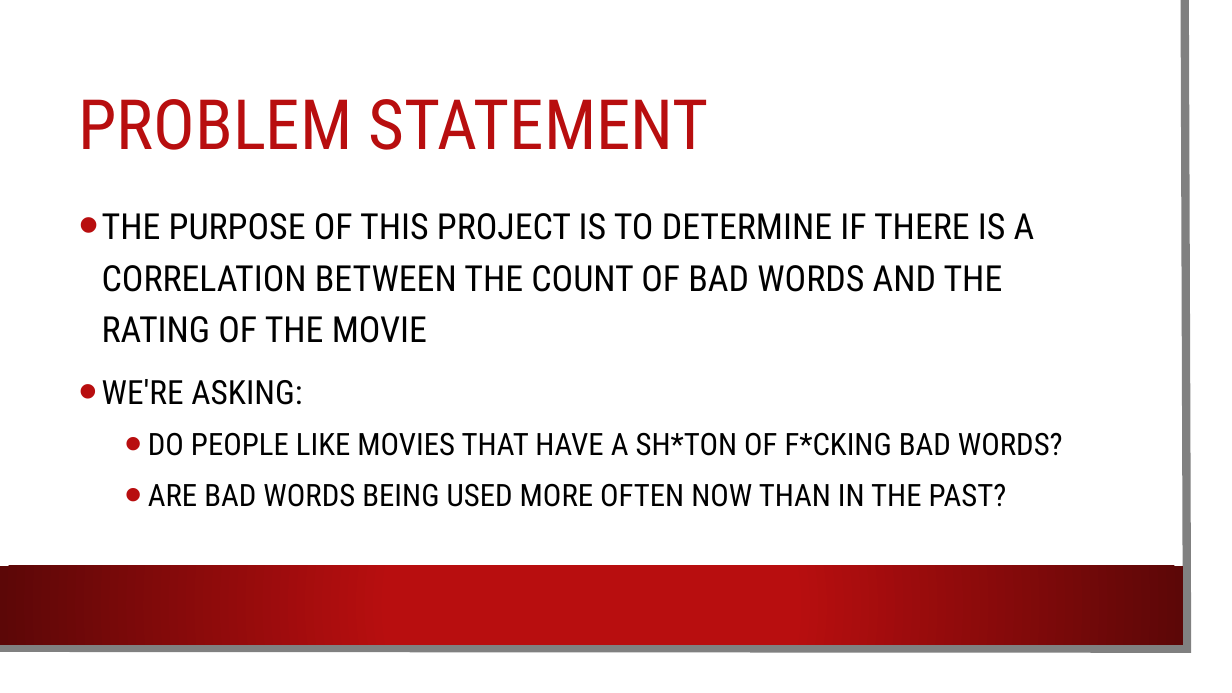
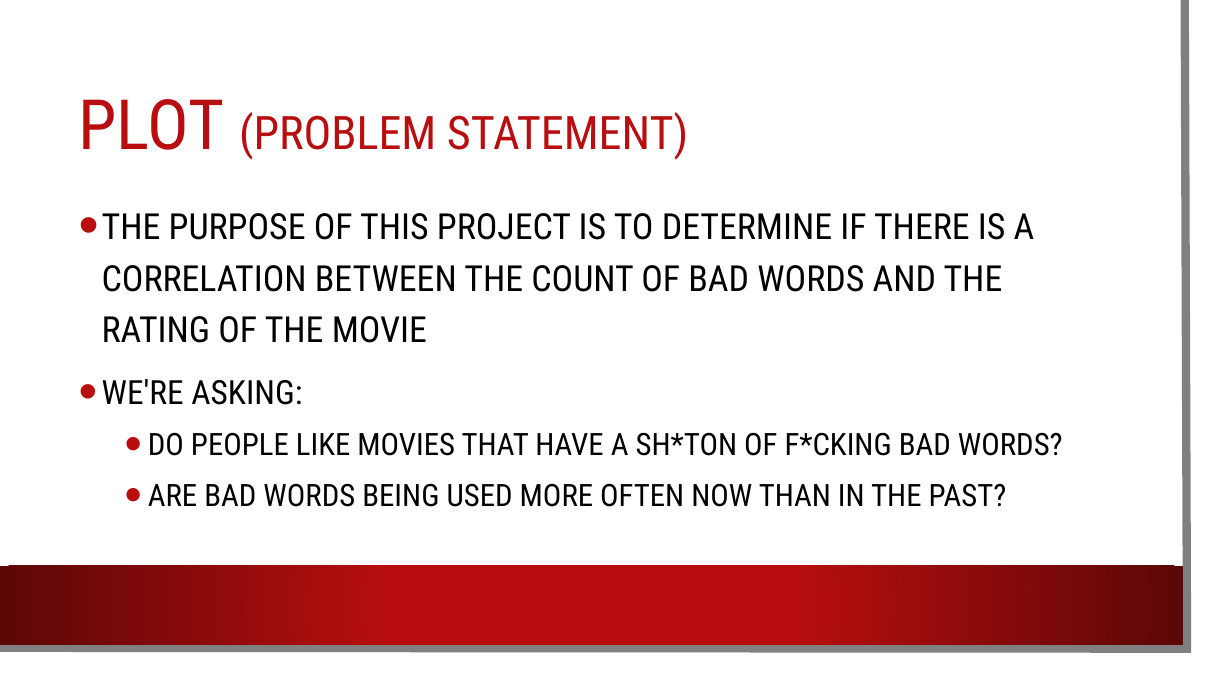
Before and after one commit to gilliangadiano/ETL-Project, a slide deck: slide 2 of ETL Presentation.pptx. Drawn at 1232x693 pixels with LibreOffice and Linux fonts; fonts in the diff are those of the drawing; background and template pictures are left out. Boxes give left, top, right and bottom in pixels: in the first picture for what was removed or moved away, otherwise in the second. Text is boxed around its words. In the diff, an @@ line names an element or a change of style, - is before the commit and + after.

```diff
--- a/ETL Presentation.pptx
+++ b/ETL Presentation.pptx
@@ title at <box>79,99,688,160</box>: text changed; size 54 to 36 pt @@
-PROBLEM STATEMENT
+PLOT (PROBLEM STATEMENT)
```
Also in this commit, not shown: 7 other slides changed, 2 slides added, 2 other files.
